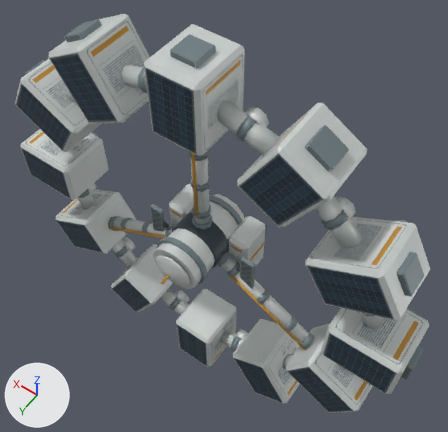
A saved change to the Blender file qweq/космічна станція.blend.
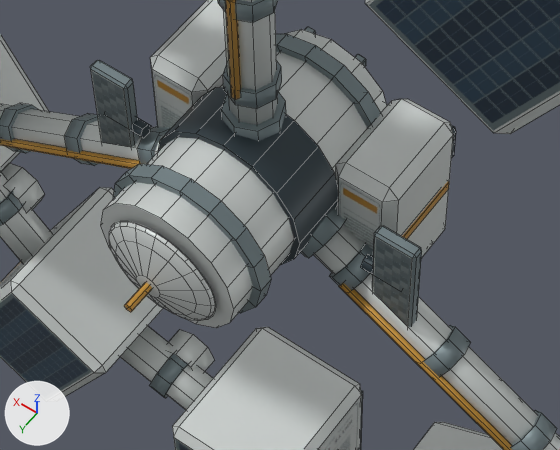
Each version is shown whole from a 50 mm camera at (-6.36, 7.9, 13.92) aimed at (-0.24, -0.66, 0.47), then close up on the part from 27% to 67% of the width and 43% to 76% of the height. Arrows for +X, +Y and +Z are at lower left; the lights stay in place. The last two pictures show the newer version. The close-ups show mesh edges as thin lines.

The first close-up shows 'Habitat_Ring', 'Station_Core'.
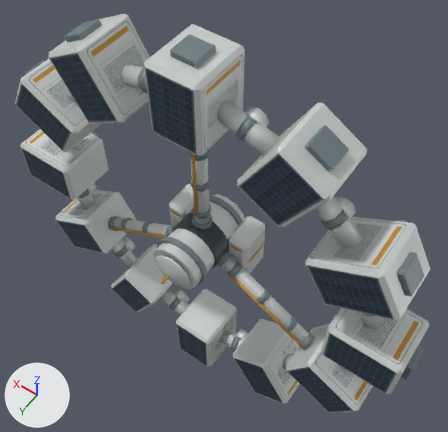
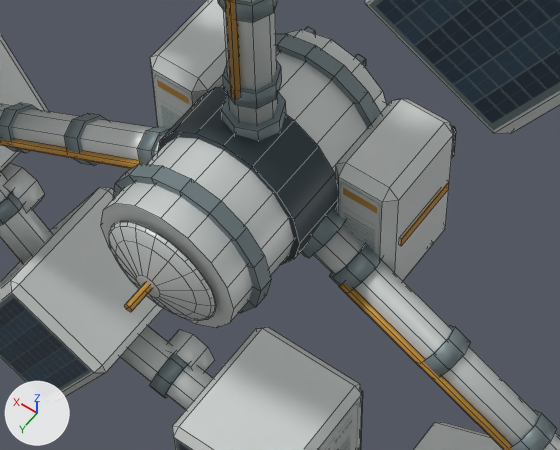
Pixel boxes [x1, y1, x2, y2] of what changed, in the close-ups (560 x 450 px):
'Station_Core', reshaped
    before: [90, 0, 456, 328]
    after: [100, 0, 456, 328]
part 1 of me_station_core_lod0_mesh, deleted
    before: [90, 60, 140, 147]
part 2 of me_station_core_lod0_mesh, deleted
    before: [372, 226, 422, 327]
part 3 of me_station_core_lod0_mesh, deleted
    before: [129, 118, 151, 138]
part 4 of me_station_core_lod0_mesh, deleted
    before: [360, 254, 373, 274]

The change, as a diff of the scene's bpy script:
```diff
--- a/qweq/космічна станція.blend.py
+++ b/qweq/космічна станція.blend.py
@@ me_station_core_lod0_mesh @@
 # used by ob_station_core; parent = ob_spacestation_lod0; location = (0.0, 0.0, 0.0); rotation_euler = (-1.571, -3.142, 0.0), in degrees (-90, -180, 0)
-me_station_core_lod0_mesh.from_pydata(...)  # 884 vertices, 775 faces; spans x -1.77..1.77, y -1.33..0.8, z -1.28..1.79
+me_station_core_lod0_mesh.from_pydata(...)  # 812 vertices, 707 faces; spans x -1.36..1.36, y -1.33..0.8, z -1.28..1.79
+# me_station_core_lod0_mesh part 1: the loose piece of 24 vertices spanning x -1.77..-1.33, y -0.96..0.29, z 0.01..0.15 is deleted
+# me_station_core_lod0_mesh part 2: the loose piece of 24 vertices spanning x 1.33..1.77, y -0.97..0.28, z 0.01..0.15 is deleted
+# me_station_core_lod0_mesh part 3: the loose piece of 12 vertices spanning x -1.65..-1.22, y -0.4..-0.28, z 0.0..0.15 is deleted
+# me_station_core_lod0_mesh part 4: the loose piece of 12 vertices spanning x 1.22..1.65, y -0.4..-0.28, z 0.0..0.15 is deleted
 me_station_core_lod0_mesh.materials.append(mat_station___single_atlas___opaque_pbr)
```
